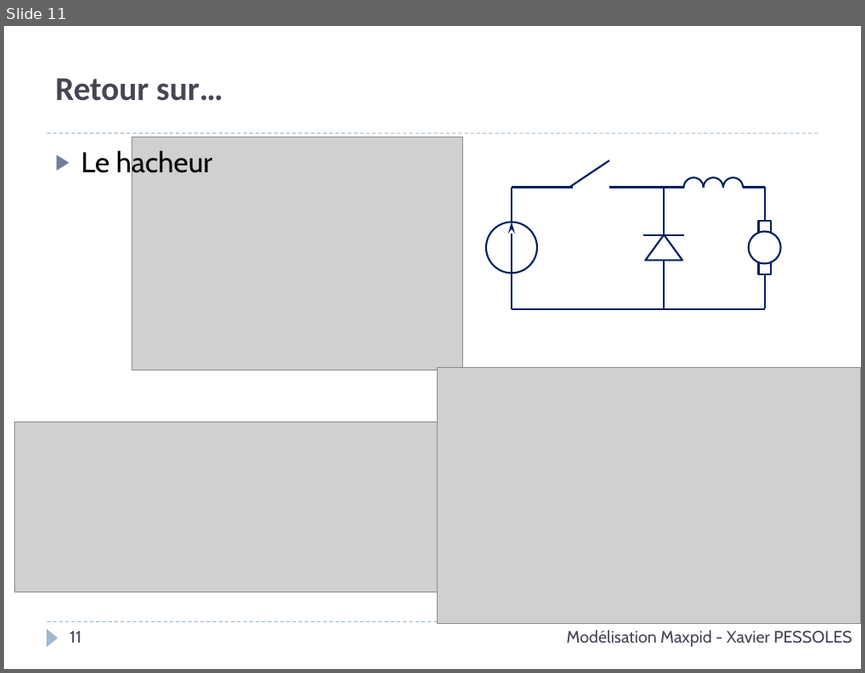
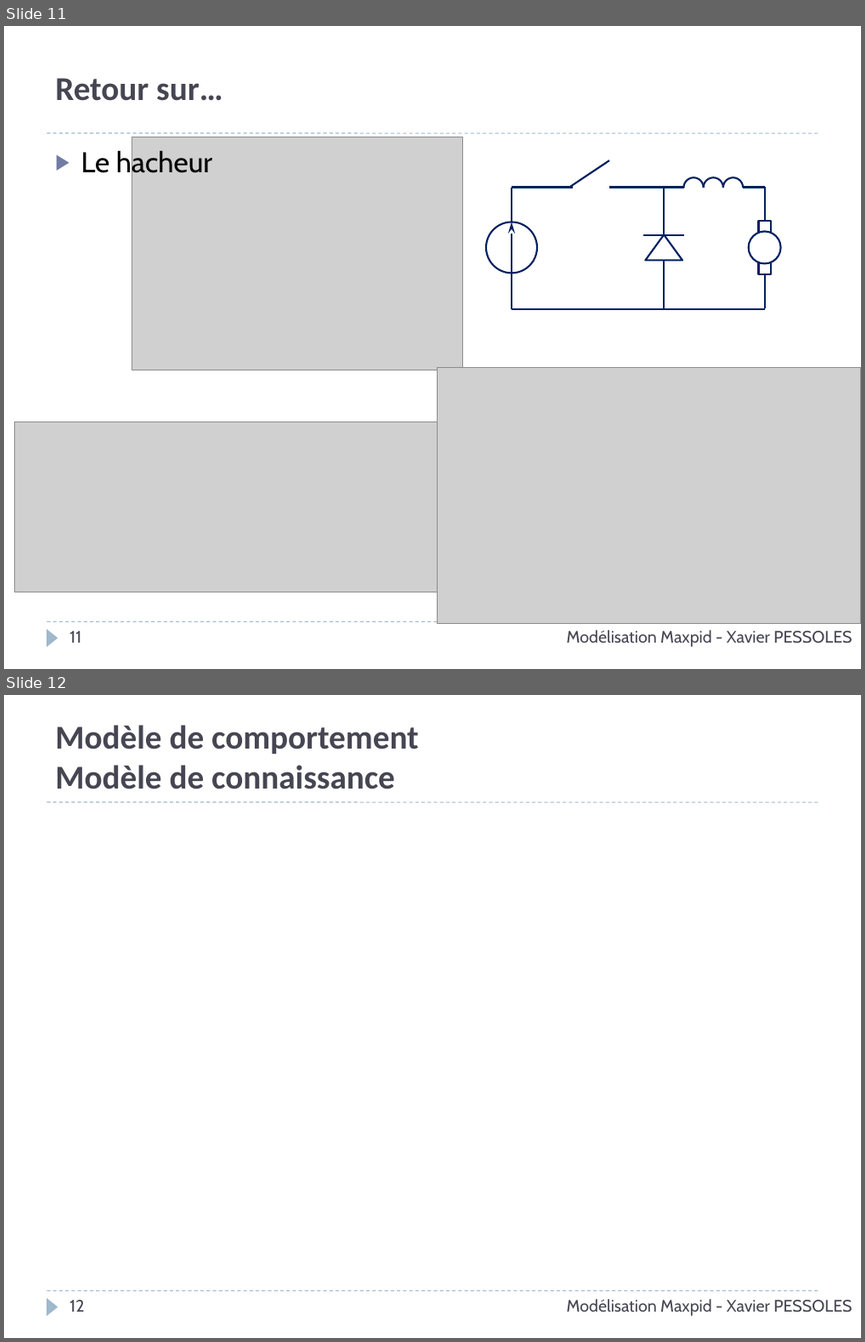
Before and after one commit to xpessoles/Cy_01_PSI_ModelisationLinNonLin, a slide deck: TP/TP_Maxpid_Corrige/Cy_01_TP_01_Maxpid_Corrige.pptx. Shown one above the other, each under a label of ours: slide 11 before the commit, slides 11 and 12 after it. The pictures are 865x673 and 865x1342 pixels, drawn with LibreOffice and Linux fonts; fonts in the diff are those of the drawing; grey boxes stand for pictures; background and template pictures are left out. Boxes give left, top, right and bottom in pixels: in the first picture for what was removed or moved away, otherwise in the second. Text is boxed around its words. In the diff, an @@ line names an element or a change of style, - is before the commit and + after.

```diff
--- a/TP/TP_Maxpid_Corrige/Cy_01_TP_01_Maxpid_Corrige.pptx
+++ b/TP/TP_Maxpid_Corrige/Cy_01_TP_01_Maxpid_Corrige.pptx
@@ slide 12 added at box(4, 695, 861, 1338), background #FFFFFF; not listed: 3 template elements that a slide beside it also shows @@
@@ title added at box(55, 725, 419, 789), 28 pt, text #464653, bold @@
+Modèle de comportement
+Modèle de connaissance
@@ page number added at box(69, 1299, 84, 1311), 14 pt, text #464653 @@
+12
@@ text added at box(567, 1299, 851, 1315), 14 pt, text #464653 @@
+Modélisation Maxpid - Xavier PESSOLES
```
Also in this commit, not shown: 1 slide changed, 2 other slides added, 4 other files.
